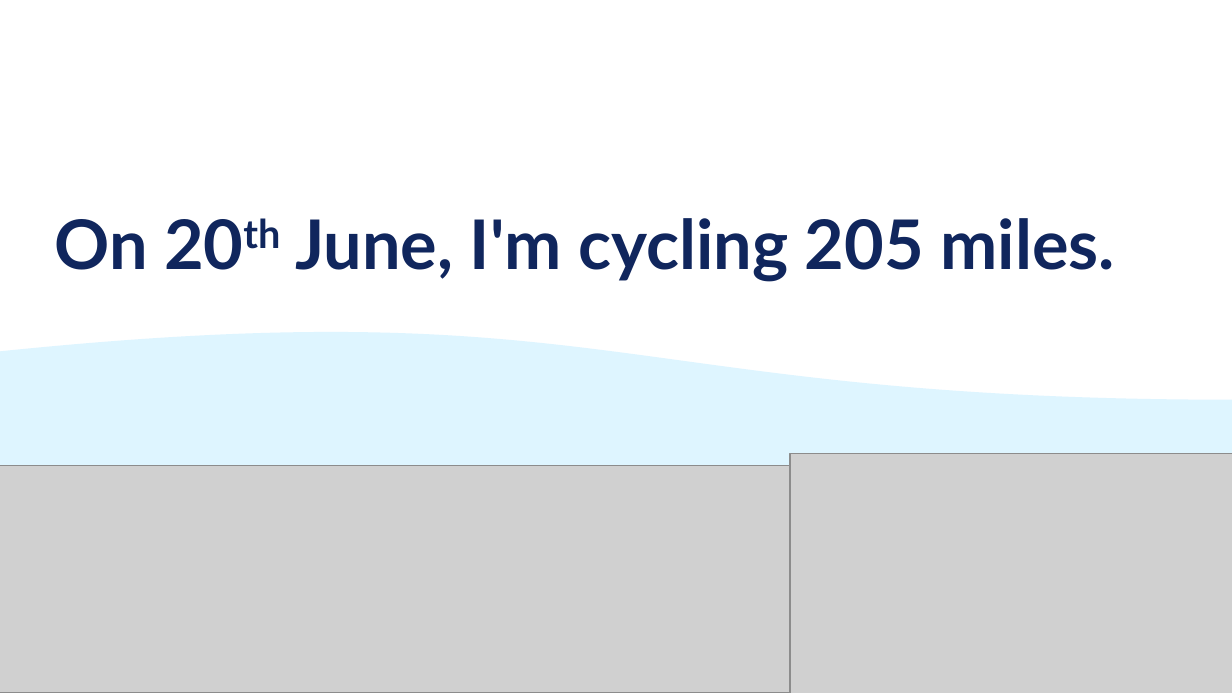
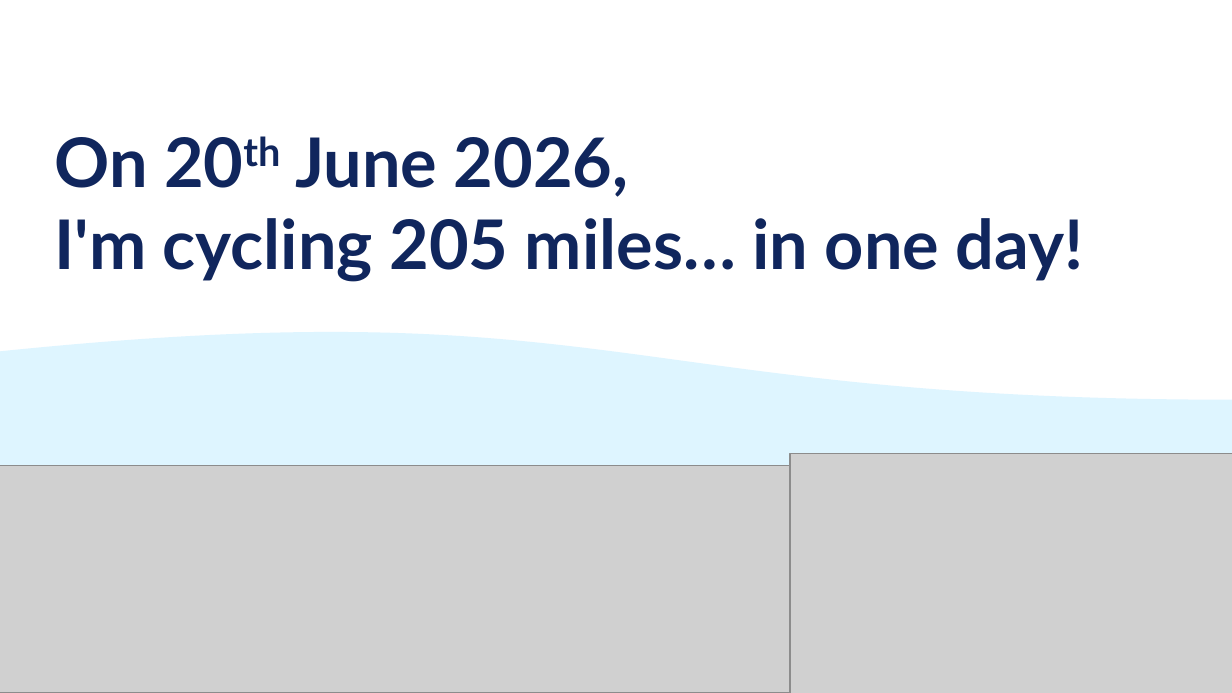
Before and after one commit to jpomfret/dab-presentation, a slide deck: slide 4 of Pomfret - dab - grillen - draft.pptx. Drawn at 1232x693 pixels with LibreOffice and Linux fonts; fonts in the diff are those of the drawing; grey boxes stand for pictures. Boxes give left, top, right and bottom in pixels: in the first picture for what was removed or moved away, otherwise in the second. Text is boxed around its words. In the diff, an @@ line names an element or a change of style, - is before the commit and + after.

```diff
--- a/Pomfret - dab - grillen - draft.pptx
+++ b/Pomfret - dab - grillen - draft.pptx
@@ title at bbox=[54, 137, 1084, 282]: text changed @@
-On 20th June, I'm cycling 205 miles.
+On 20th June 2026,
+I'm cycling 205 miles… in one day!
```
Also in this commit, not shown: 9 other slides changed, 7 slides added, 4 slides removed, 20 other files.
